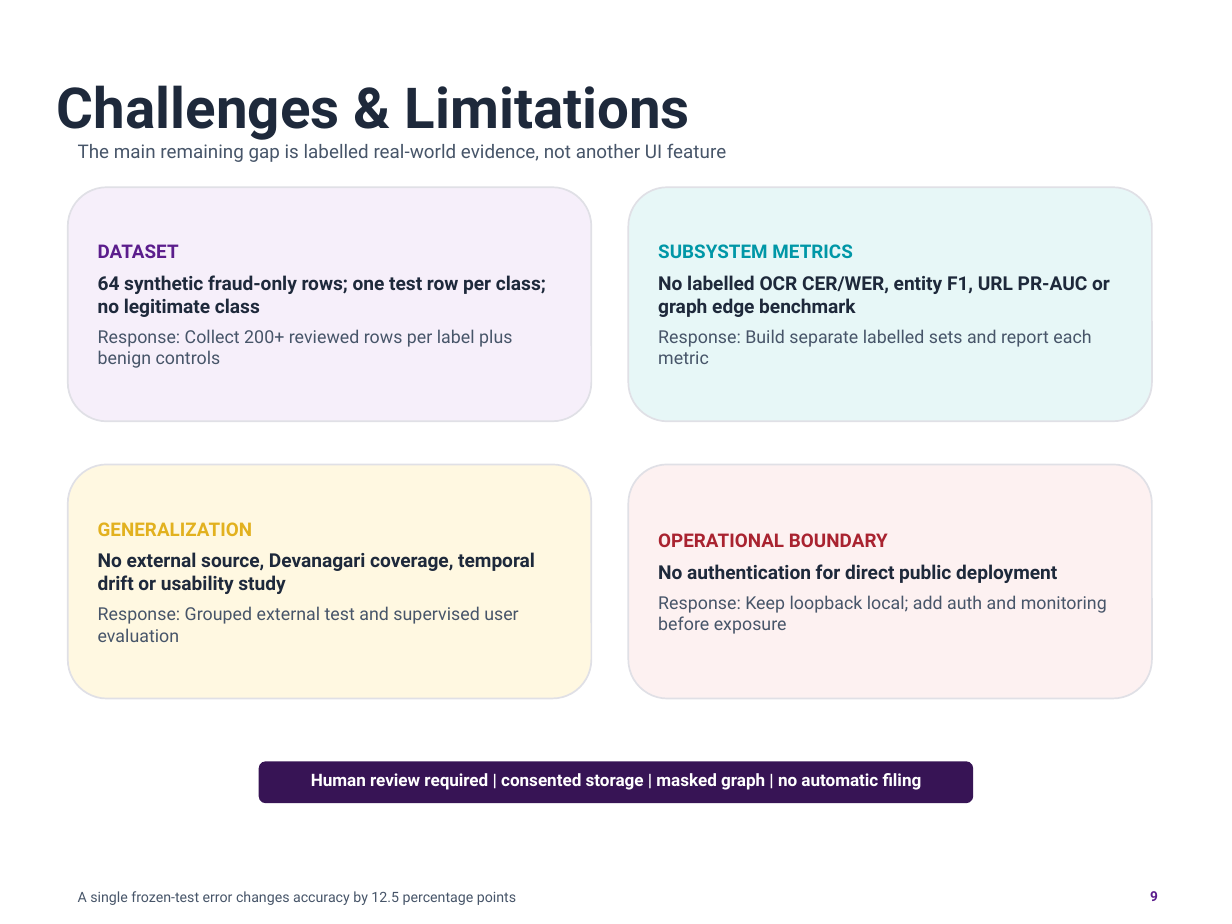
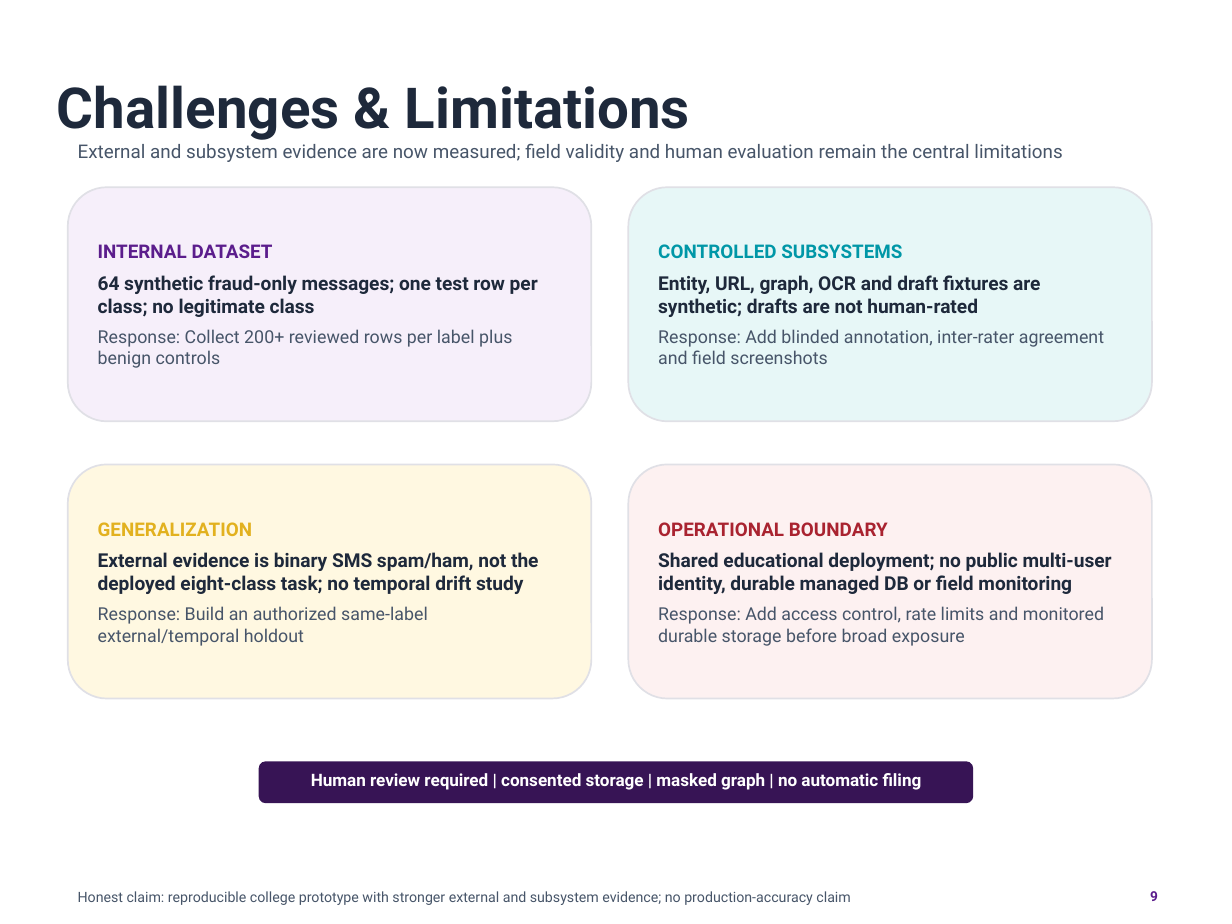
Before and after one commit to GautamBytes/fraudlens-bharat-phase-1, a slide deck: slide 9 of docs/presentation/fraudlens-bharat-final-capstone.pptx. Drawn at 1232x924 pixels with LibreOffice and Linux fonts; fonts in the diff are those of the drawing; background and template pictures are left out. Boxes give left, top, right and bottom in pixels: in the first picture for what was removed or moved away, otherwise in the second. Text is boxed around its words. In the diff, an @@ line names an element or a change of style, - is before the commit and + after.

Commit message:
feat: add hybrid evaluation evidence

```diff
--- a/docs/presentation/fraudlens-bharat-final-capstone.pptx
+++ b/docs/presentation/fraudlens-bharat-final-capstone.pptx
@@ text at <box>78,143,1062,162</box>: text changed @@
-The main remaining gap is labelled real-world evidence, not another UI feature
+External and subsystem evidence are now measured; field validity and human evaluation remain the central limitations
@@ text in rounded rectangle at <box>98,244,538,317</box>: text changed @@
-DATASET
-64 synthetic fraud-only rows; one test row per class; no legitimate class
+INTERNAL DATASET
+64 synthetic fraud-only messages; one test row per class; no legitimate class
@@ text in rounded rectangle at <box>658,244,1104,364</box>: text changed @@
-SUBSYSTEM METRICS
-No labelled OCR CER/WER, entity F1, URL PR-AUC or graph edge benchmark
-Response: Build separate labelled sets and report each metric
+CONTROLLED SUBSYSTEMS
+Entity, URL, graph, OCR and draft fixtures are synthetic; drafts are not human-rated
+Response: Add blinded annotation, inter-rater agreement and field screenshots
@@ text in rounded rectangle at <box>98,552,538,646</box>: text changed @@
-No external source, Devanagari coverage, temporal drift or usability study
-Response: Grouped external test and supervised user evaluation
+External evidence is binary SMS spam/ham, not the deployed eight-class task; no temporal drift study
+Response: Build an authorized same-label external/temporal holdout
@@ text in rounded rectangle at <box>658,552,1112,646</box>: text changed; size 10.4 to 11.2 pt; text colour #475569 to #1E293B; bold on @@
-No authentication for direct public deployment
-Response: Keep loopback local; add auth and monitoring before exposure
+Shared educational deployment; no public multi-user identity, durable managed DB or field monitoring
+Response: Add access control, rate limits and monitored durable storage before broad exposure
@@ text at <box>78,891,850,905</box>: text changed @@
-A single frozen-test error changes accuracy by 12.5 percentage points
+Honest claim: reproducible college prototype with stronger external and subsystem evidence; no production-accuracy claim
```
Also in this commit, not shown: 4 other slides changed, 28 other files.
